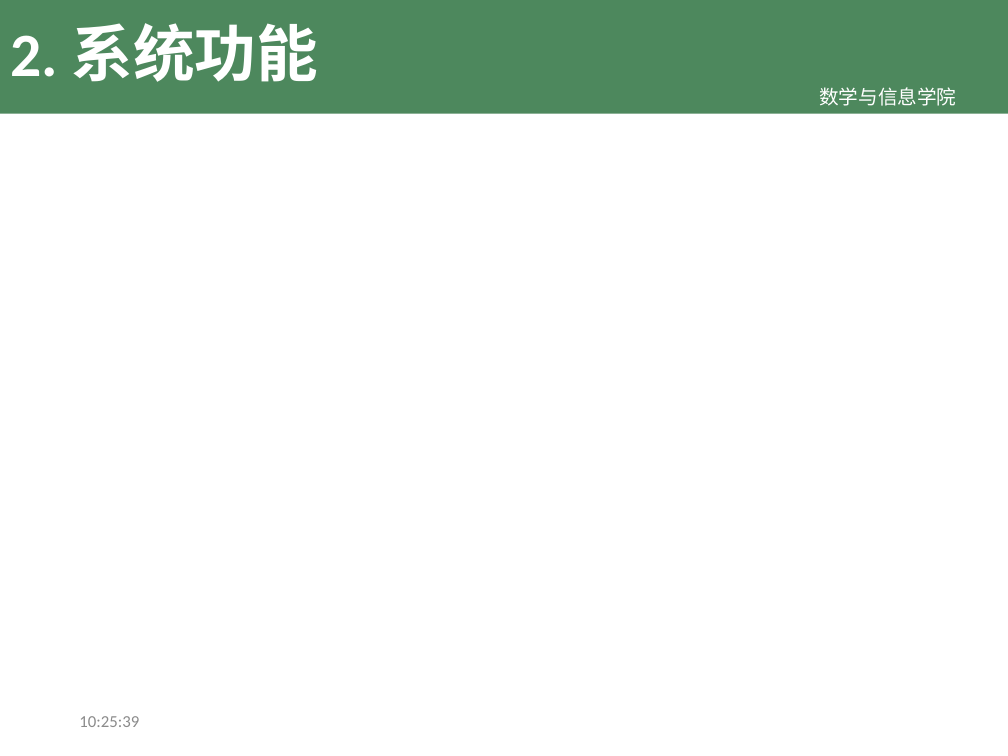
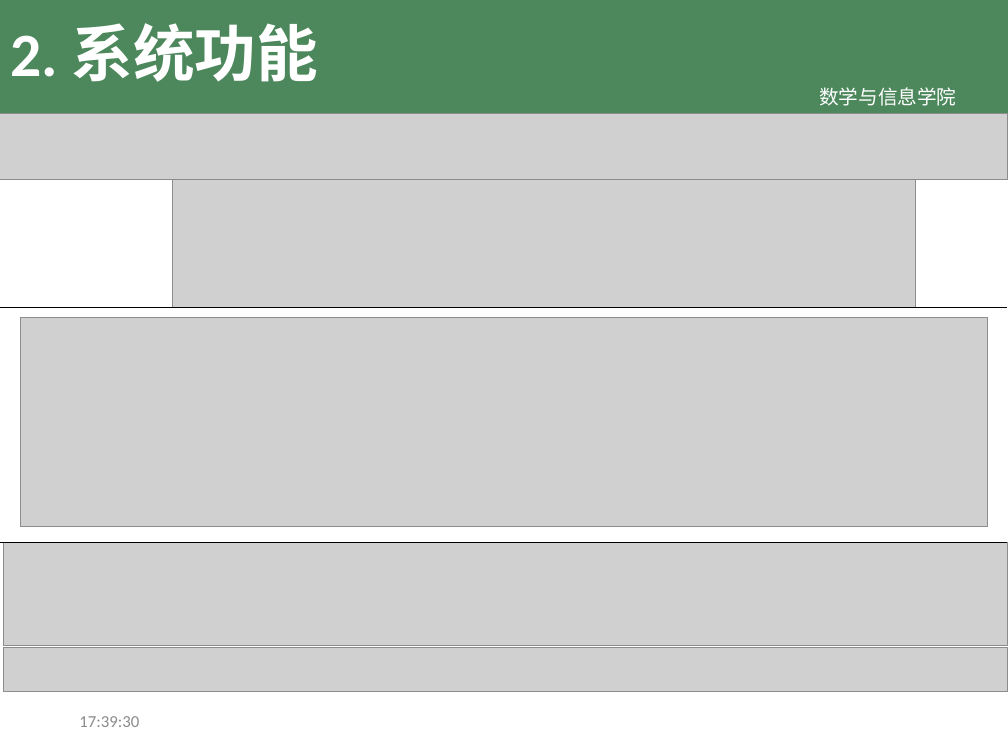
Before and after one commit to TeslaCN/graduation, a slide deck: slide 5 of 基于Scrapy框架的计算机专业学习资源网站_吴伟杰.pptx. Drawn at 1008x756 pixels with LibreOffice and Linux fonts; fonts in the diff are those of the drawing; grey boxes stand for pictures; background and template pictures are left out. Boxes give left, top, right and bottom in pixels: in the first picture for what was removed or moved away, otherwise in the second. Text is boxed around its words. In the diff, an @@ line names an element or a change of style, - is before the commit and + after.

Commit message:
继续编写系统功能部分；修改系统架构； 完成总结

```diff
--- a/基于Scrapy框架的计算机专业学习资源网站_吴伟杰.pptx
+++ b/基于Scrapy框架的计算机专业学习资源网站_吴伟杰.pptx
@@ picture added at <box>0,114,1008,179</box> @@
@@ picture added at <box>173,179,915,307</box> @@
@@ line added from (0, 307) to (1007, 307), #000000 0.5 pt @@
@@ picture added at <box>20,318,988,527</box> @@
@@ line added from (0, 542) to (1007, 542), #000000 0.5 pt @@
@@ picture added at <box>3,542,1008,646</box> @@
@@ picture added at <box>3,647,1007,691</box> @@
@@ text at <box>79,716,139,727</box>: text changed @@
-10:25:39
+17:39:30
```
Also in this commit, not shown: 7 other slides changed, 4 slides added, 1 slide removed, 7 other files.
